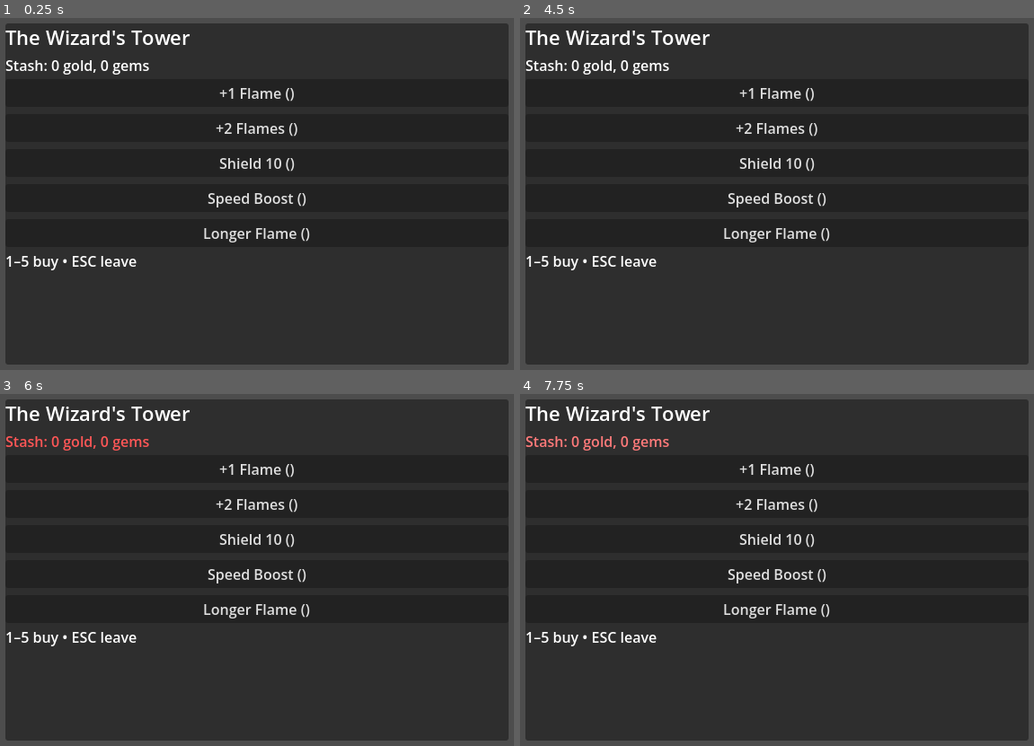
Above: before the commit, frames 1-4 (two rows, left to right).
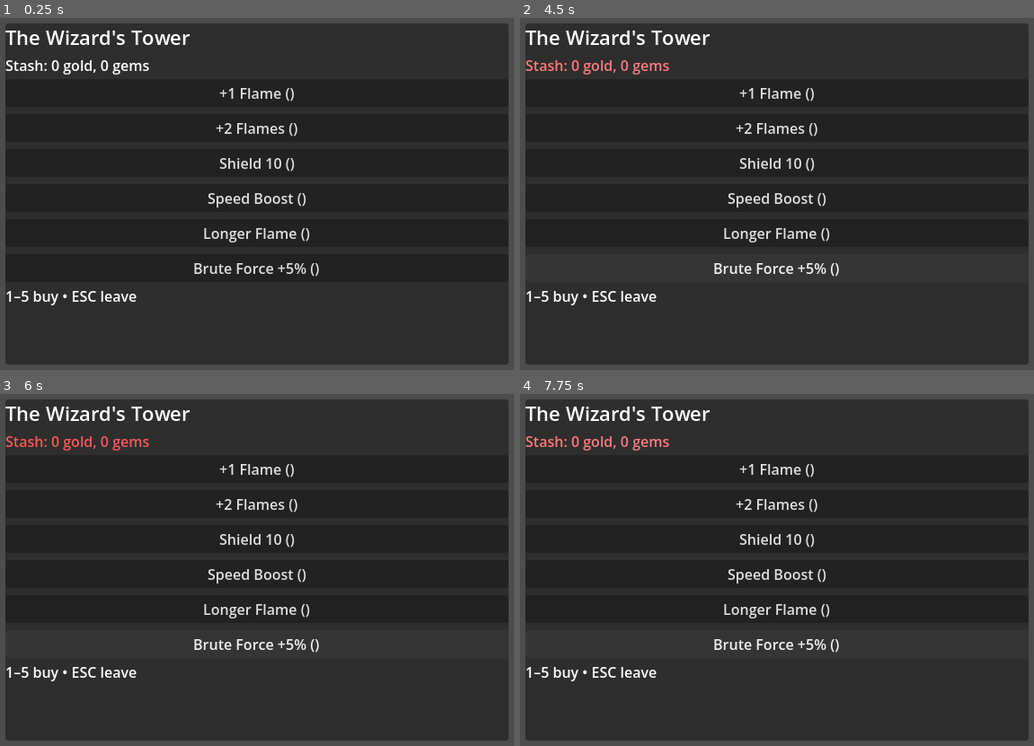
Above: after the commit, the same moments.

Repository: hyperdrive/dragonheart
Game: Godot game, scene res://scenes/ui/WizardMenu.tscn
The game is run twice, just before and just after one commit, with the same random seed, the same clock (stepped at 60 frames per second) and the same inputs. This scene is started directly instead of the project's main scene.
Inputs (mouse positions are in pixels of both pictures, inside the frame that each line leads up to):
- Up to frame 1 (0.25 s): no input
- Up to frame 2 (4.5 s): click "+1 Flame ()" at 0.5 s; click "+2 Flames ()" at 1.25 s; click "Shield 10 ()" at 2 s; click "Speed Boost ()" at 2.75 s; click "Longer Flame ()" at 3.5 s; click (777, 267) at 4.25 s, where only the run after the commit has a clickable "Brute Force +5% ()"
- Up to frame 3 (6 s): tap Enter at 5 s; hold D (move_right) 5.03-5.78 s; hold E (eat) 5.03-5.78 s; tap 1 at 5.3, 5.85 s; hold S (move_down) from 5.78 s (still down)
- Up to frame 4 (7.75 s): tap 2 at 6.05, 6.6 s; release S (move_down) at 6.53 s; hold D (move_right) 6.53-7.28 s; tap 3 at 6.8, 7.35 s; hold W (move_up) from 7.28 s (still down); tap 4 at 7.55 s

The runs differ from the first frame. In frame 1, 1.0% of the frame differs, in the area x 1-63%, y 67-82%; in frame 2, 1.4%, in the area x 1-63%, y 11-82%; in frame 3, 1.0%; in frame 4, 1.0%.

Commit message:
Soldier strike: E has a chance kill on soldiers
User feature: a 15% chance to kill a soldier per E-strike, 0.5s recharge,
upgradable +5% per repeated purchase; the Speed upgrade lowers the
recharge to 0.2s.

Decisions (docs/decisions/2026-11-08-soldier-strike.md): a new repeatable
'Brute Force' shop row (20 gold, gold-only) raises the odds +5% each buy
and is CAPPED at 35% (refused before payment); the FIRST Speed purchase
ever drops the strike recharge 0.5->0.2 permanently (later Speeds only
refresh the run boost); a failed strike flashes the threat chip via a new
strike_missed signal; while the strike recharges, soldiers are NOT valid
E-targets — the context action falls through to pens/townsfolk; the King
is excluded from nearing his own battle rules; soldier kills grant no
health (unlike the townsfolk +5).

Implementation: Dragon candidates now scan 'soldiers' (king-excluded) for
the nearest-in-reach winner; _strike_soldier spends the recharge first,
then rolls the lottery; _strike_cooldown ticks in _physics_process;
GameManager sells 'brute' with the cap pre-gate and calls
unlock_fast_strike on the first Speed purchase; WizardMenu gains row 6
(KEY_6) with live odds text + MAXED state (disabled-order bug found and
fixed by giving each row branch ownership of its disabled flag).

Probes (zero script errors): 100%-odds certain kill + recharge start,
cooldown skips soldiers (no waste, no miss signal), 0%-odds miss with
strike_missed + recharge reset, brute ladder 15->20->25->30->35 with the
5th buy refused and only 4x20g charged, Speed unlock 0.5->0.2 and a
second buy keeping 0.2, menu row odds text/MAXED/diabled state. Full-run
regression: 0 errors.

Diff:
--- a/scripts/characters/Dragon.gd
+++ b/scripts/characters/Dragon.gd
@@ -91,6 +91,8 @@
 		fire_cooldown -= delta
 	if _speed_boost_left > 0.0:
 		_speed_boost_left -= delta
+	if _strike_cooldown > 0.0:
+		_strike_cooldown = maxf(_strike_cooldown - delta, 0.0)
 
 	var input_direction := Vector2.ZERO
 	if Input.is_action_pressed("move_left"):
@@ -123,18 +125,28 @@
 	if Input.is_action_just_pressed("fire"):
 		fire_breath()
 
-## Intentional E press (decision record 2026-11-08-dragon-strikes-respawn-
-## prices): a CONTEXT action — the nearest valid target wins:
+## Intentional E press (decision records 2026-11-08-dragon-strikes-respawn-
+## prices and 2026-11-08-soldier-strike): a CONTEXT action — the nearest
+## valid target wins:
 ##   • pen with stock in its reach → eat one animal
 ##   • farmer/miner within strike_reach → deliberate strike-kill
+##   • ordinary soldier within strike_reach → chance kill (recharge-gated)
 ## Eating stays full-health-refused with chip flashes (see
-## 2026-11-08-manual-eat-wizard-menu); kills pay +5 health and STEAL the
-## payload before death. Flyover interception is steal-only and never kills.
+## 2026-11-08-manual-eat-wizard-menu); townsfolk kills pay +5 health and
+## STEAL the payload before death. Flyover interception is steal-only.
 @export_group("Strikes")
 ## E-kill reach for townsfolk (pens ration their own pen_radius).
 @export var strike_reach: float = 100.0
-## Health restored per deliberate E-kill.
+## Health restored per deliberate E-kill (townsfolk only).
 @export var kill_health_gain: int = 5
+## Soldier strike: chance kill lottery (Brute Force raises by 5% each buy),
+## with a short recharge (first Speed buy drops 0.5 → 0.2 permanently).
+@export var soldier_strike_chance: float = 0.15
+@export var strike_recharge: float = 0.5
+const STRIKE_CHANCE_CAP := 0.35
+var _strike_cooldown: float = 0.0
+
+signal strike_missed
 
 func _unhandled_input(event: InputEvent) -> void:
 	if event.is_action_pressed("eat") and not _dying:
@@ -143,17 +155,22 @@
 func _try_context_action() -> void:
 	var pen := _nearest_edible_pen()
 	var victim := _nearest_strike_target()
+	var soldier := _soldier_in_strike_reach()
+	if pen == null and victim == null and soldier == null:
+		print("Dragon: nothing to eat or strike in reach!")
+		return
 	var pen_dist := INF if pen == null \
 		else global_position.distance_to(pen.global_position)
 	var victim_dist := INF if victim == null \
 		else global_position.distance_to(victim.global_position)
-	if pen == null and victim == null:
-		print("Dragon: nothing to eat or strike in reach!")
-		return
-	if pen_dist <= victim_dist:
-		_eat_meal_from(pen)   # may refuse when full (never consumes)
+	var soldier_dist := INF if soldier == null \
+		else global_position.distance_to(soldier.global_position)
+	if pen_dist <= victim_dist and pen_dist <= soldier_dist:
+		_eat_meal_from(pen)      # may refuse when full (never consumes)
+	elif victim_dist <= soldier_dist:
+		_strike_kill(victim)
 	else:
-		_strike_kill(victim)
+		_strike_soldier(soldier)
 
 ## Nearest pen (either species) with stock within its own reach, else null.
 func _nearest_edible_pen() -> AnimalPen:
@@ -184,6 +201,36 @@
 				best_dist = dist
 				best = npc
 	return best
+
+## Nearest ordinary soldier within strike reach — while the strike is
+## recharging soldiers are NOT valid targets (cooldown keeps E on other
+## candidates), and the King is excluded (his own battle rules).
+func _soldier_in_strike_reach() -> BaseNPC:
+	if _strike_cooldown > 0.0:
+		return null
+	var best: BaseNPC = null
+	var best_dist := INF
+	for node: Node in get_tree().get_nodes_in_group("soldiers"):
+		var npc := node as BaseNPC
+		if npc == null or not npc.is_alive or npc.is_in_group("king"):
+			continue
+		var dist := global_position.distance_to(npc.global_position)
+		if dist <= strike_reach and dist < best_dist:
+			best_dist = dist
+			best = npc
+	return best
+
+## Soldier strike: spends the recharge FIRST, then rolls the kill lottery.
+## A miss flashes the threat chip via strike_missed (decision record).
+func _strike_soldier(soldier: BaseNPC) -> void:
+	_strike_cooldown = strike_recharge
+	var odds := int(soldier_strike_chance * 100.0)
+	if randf() >= soldier_strike_chance:
+		strike_missed.emit()
+		print("Dragon's claw swipes past the soldier! (%d%% odds)" % odds)
+		return
+	soldier.kill_by_dragon()
+	print("Dragon mauled a soldier! (%d%% odds paid off)" % odds)
 
 ## Deliberate kill: steal payload BEFORE death so an E-killed loaded miner
 ## banks the cart into the claws; +5 health after regardless.
@@ -379,6 +426,26 @@
 	print("Dragon feels fast! (%.0fx for %ds)" % [
 		speed_boost_multiplier, speed_boost_duration])
 
+## First Speed purchase EVER unlocks the fast strike cadence permanently
+## (decision 2026-11-08-soldier-strike); later buys are a no-op here.
+func unlock_fast_strike() -> void:
+	if strike_recharge <= 0.2:
+		return
+	strike_recharge = 0.2
+	print("Dragon strikes flow faster now (0.2s recharge)!")
+
+## Brute Force purchase: raise the soldier kill lottery (+5% per buy).
+## Returns false while capped — the caller must refuse payment then.
+func can_add_strike() -> bool:
+	return soldier_strike_chance < STRIKE_CHANCE_CAP
+
+func add_strike_chance(add: float) -> bool:
+	if not can_add_strike():
+		return false
+	soldier_strike_chance = minf(soldier_strike_chance + add, STRIKE_CHANCE_CAP)
+	print("Dragon strike chance now %d%%!" % int(soldier_strike_chance * 100.0))
+	return true
+
 ## Effective move speed in _physics_process — boost multiplier while active.
 func effective_speed() -> float:
 	return speed * (speed_boost_multiplier if _speed_boost_left > 0.0 else 1.0)
--- a/scripts/main/GameManager.gd
+++ b/scripts/main/GameManager.gd
@@ -35,6 +35,7 @@
 	"shield": {"gold": 15, "gems": 0},
 	"speed": {"gold": 25, "gems": 0},
 	"range": {"gold": 30, "gems": 1},
+	"brute": {"gold": 20, "gems": 0},
 }
 
 var wizard_menu: CanvasLayer
@@ -180,6 +181,9 @@
 		return false
 	if kind == "shield" and int(dragon_ref.get("shield_points")) > 0:
 		return false
+	# Brute Force is capped — refuse BEFORE taking payment (decision record).
+	if kind == "brute" and not bool(dragon_ref.call("can_add_strike")):
+		return false
 	if not _pay_wizard_cost(kind):
 		return false
 	match kind:
@@ -191,8 +195,11 @@
 			dragon_ref.call("add_shield", 10)
 		"speed":
 			dragon_ref.call("activate_speed_boost")
+			dragon_ref.call("unlock_fast_strike")
 		"range":
 			dragon_ref.call("increase_flame_range", 20.0)
+		"brute":
+			dragon_ref.call("add_strike_chance", 0.05)
 	upgrade_purchased.emit(kind, int(WIZARD_PRICES[kind]["gold"]))
 	return true
 
--- a/scripts/ui/HUD.gd
+++ b/scripts/ui/HUD.gd
@@ -57,6 +57,8 @@
 			int((dragon_ref as CharacterBody2D).get("max_flame_charges")))
 	if dragon_ref != null and dragon_ref.has_signal("eat_refused"):
 		dragon_ref.eat_refused.connect(_on_eat_refused)
+		if dragon_ref.has_signal("strike_missed"):
+			dragon_ref.strike_missed.connect(_on_strike_missed)
 		if dragon_ref.has_signal("shield_changed"):
 			dragon_ref.shield_changed.connect(_on_dragon_shield)
 			_on_dragon_shield(int((dragon_ref as CharacterBody2D).get("shield_points")))
@@ -159,6 +161,13 @@
 	tween.tween_property(chip, "modulate", Color(1.0, 0.25, 0.25), 0.12)
 	tween.tween_property(chip, "modulate", Color.WHITE, 0.3)
 
+## Failed soldier strike (dice miss): the threat chip pulses red so the
+## miss reads as feedback, not lag (decision 2026-11-08-soldier-strike).
+func _on_strike_missed() -> void:
+	var tween := create_tween()
+	tween.tween_property(threat_label, "modulate", Color(1.0, 0.25, 0.25), 0.12)
+	tween.tween_property(threat_label, "modulate", Color.WHITE, 0.3)
+
 # --- messages ----------------------------------------------------------------
 
 func show_upgrade_available() -> void:
--- a/scripts/ui/WizardMenu.gd
+++ b/scripts/ui/WizardMenu.gd
@@ -13,11 +13,12 @@
 	{"kind": "flame_1", "label": "+1 Flame (%s)", "desc": "More flames carried: capacity +1, arrives loaded."},
 	{"kind": "flame_2", "label": "+2 Flames (%s)", "desc": "Even bigger flame pool: capacity +2, arrives loaded."},
 	{"kind": "shield", "label": "Shield 10 (%s)", "desc": "Absorbs 10 damage, then gone. Cannot restack while one is active."},
-	{"kind": "speed", "label": "Speed Boost (%s)", "desc": "Fast wings for 6s (x1.6)."},
+	{"kind": "speed", "label": "Speed Boost (%s)", "desc": "Fast wings for 6s (x1.6). Also unlocks the 0.2s strike recharge."},
 	{"kind": "range", "label": "Longer Flame (%s)", "desc": "Breath reaches +20px further. Permanent."},
+	{"kind": "brute", "label": "Brute Force +5%% (%s)", "desc": "Soldier E-strike kill odds +5%. Repeatable, capped at 35%."},
 ]
 
-const HOTKEYS: Array = [KEY_1, KEY_2, KEY_3, KEY_4, KEY_5]
+const HOTKEYS: Array = [KEY_1, KEY_2, KEY_3, KEY_4, KEY_5, KEY_6]
 
 var game_manager: GameManager
 var option_buttons: Array[Button] = []
@@ -62,12 +63,20 @@
 		if gems > 0:
 			price_text += " + %d gem%s" % [gems, "" if gems == 1 else "s"]
 		var button := option_buttons[i]
+		var affordable: bool = game_manager.can_afford_wizard(kind)
 		if option["kind"] == "shield" and shield_active:
 			button.text = "Shield 10 — already active (15g)"
+			button.disabled = true
+		elif option["kind"] == "brute" and dragon_ref != null:
+			var chance: float = float(dragon_ref.get("soldier_strike_chance"))
+			var capped: bool = not bool(dragon_ref.call("can_add_strike"))
+			button.text = "Brute Force — %d%% kill odds (%s)" % [chance * 100.0, price_text]
+			if capped:
+				button.text = "Brute Force — %d%% kill odds (MAXED)" % [chance * 100.0]
+			button.disabled = not affordable or capped
 		else:
 			button.text = option["label"] % price_text
-		button.disabled = not game_manager.can_afford_wizard(kind) \
-			or (option["kind"] == "shield" and shield_active)
+			button.disabled = not affordable
 	hint_label.text = "1–5 buy • ESC leave  •  shield ready: %s" % (
 		"no" if shield_active else "yes")
 
Not shown, added: docs/decisions/2026-11-08-soldier-strike.md
